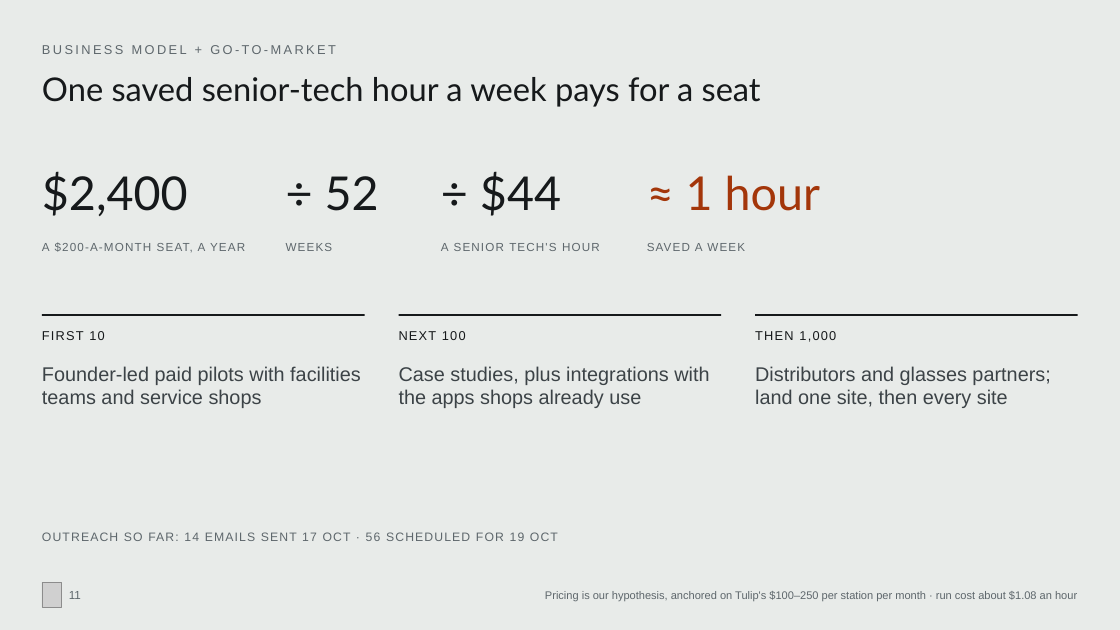
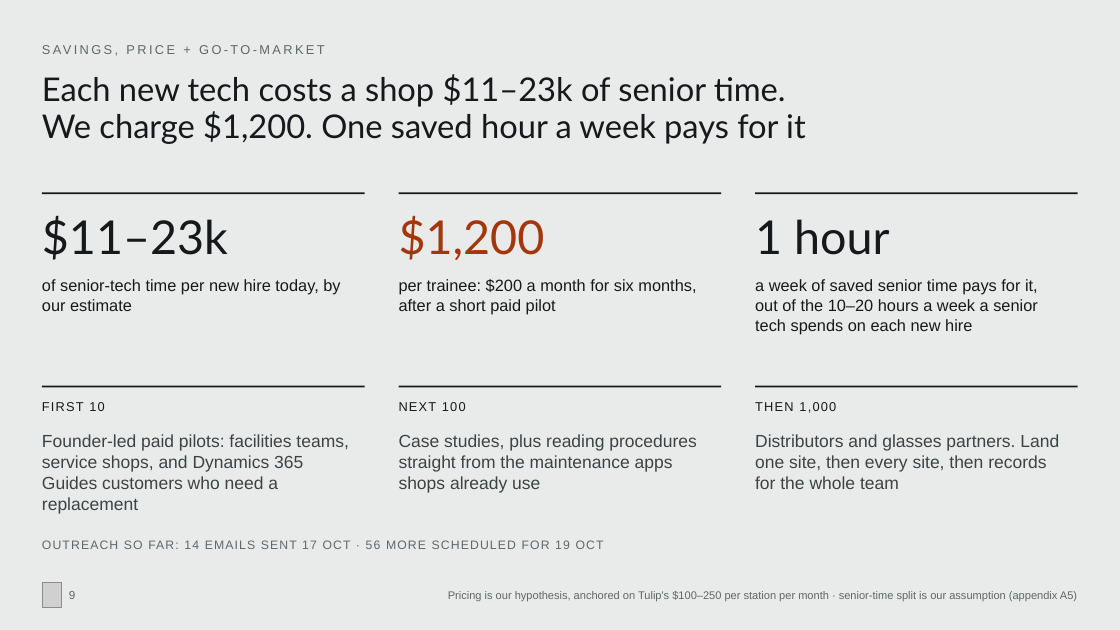
Before and after one commit to MonishSaravana/praxis, a slide deck: slide 9 of deck/Praxis_SAH_Oct2026.pptx (slide 11 before the commit). Drawn at 1120x630 pixels with LibreOffice and Linux fonts; fonts in the diff are those of the drawing; grey boxes stand for pictures. Boxes give left, top, right and bottom in pixels: in the first picture for what was removed or moved away, otherwise in the second. Text is boxed around its words. In the diff, an @@ line names an element or a change of style, - is before the commit and + after.

```diff
--- a/deck/Praxis_SAH_Oct2026.pptx
+++ b/deck/Praxis_SAH_Oct2026.pptx
@@ text at (x1=42, y1=45, x2=336, y2=54): text changed @@
-BUSINESS MODEL + GO-TO-MARKET
+SAVINGS, PRICE + GO-TO-MARKET
@@ title at (x1=42, y1=74, x2=806, y2=144): text changed @@
-One saved senior-tech hour a week pays for a seat
+Each new tech costs a shop $11–23k of senior time.
+We charge $1,200. One saved hour a week pays for it
@@ text removed at (x1=42, y1=171, x2=188, y2=216) @@
-$2,400
@@ text removed at (x1=325, y1=176, x2=379, y2=211) @@
-÷ 52
@@ text removed at (x1=480, y1=171, x2=561, y2=216) @@
-÷ $44
@@ line added from (42, 193) to (365, 193), #16191B 1.5 pt @@
@@ line added from (399, 193) to (722, 193), #16191B 1.5 pt @@
@@ line added from (755, 193) to (1078, 193), #16191B 1.5 pt @@
@@ text added at (x1=42, y1=215, x2=228, y2=260), 40 pt, text #16191B @@
+$11–23k
@@ text added at (x1=399, y1=215, x2=545, y2=260), 40 pt, text #A3360A @@
+$1,200
@@ text at (x1=755, y1=219, x2=889, y2=255): text changed; text colour #A3360A to #16191B @@
-≈ 1 hour
+1 hour
@@ text removed at (x1=42, y1=242, x2=245, y2=252) @@
-A $200-A-MONTH SEAT, A YEAR
@@ text removed at (x1=286, y1=243, x2=333, y2=251) @@
-WEEKS
@@ text removed at (x1=441, y1=243, x2=600, y2=251) @@
-A SENIOR TECH'S HOUR
@@ text removed at (x1=647, y1=243, x2=745, y2=251) @@
-SAVED A WEEK
@@ text added at (x1=42, y1=279, x2=340, y2=311), 14 pt, text #16191B @@
+of senior-tech time per new hire today, by our estimate
@@ text added at (x1=399, y1=279, x2=696, y2=315), 14 pt, text #16191B @@
+per trainee: $200 a month for six months, after a short paid pilot
@@ text added at (x1=755, y1=279, x2=1038, y2=334), 14 pt, text #16191B @@
+a week of saved senior time pays for it, out of the 10–20 hours a week a senior tech spends on each new hire
@@ 3 texts, 3 lines moved together from (x1=42, y1=315, x2=1078, y2=342) to (x1=42, y1=386, x2=1078, y2=413) @@
@@ text at (x1=42, y1=434, x2=348, y2=514): text changed; size 17 to 15 pt @@
-Founder-led paid pilots with facilities teams and service shops
+Founder-led paid pilots: facilities teams, service shops, and Dynamics 365 Guides customers who need a replacement
@@ text at (x1=399, y1=434, x2=697, y2=493): text changed; size 17 to 15 pt @@
-Case studies, plus integrations with the apps shops already use
+Case studies, plus reading procedures straight from the maintenance apps shops already use
@@ text at (x1=755, y1=434, x2=1059, y2=489): text changed; size 17 to 15 pt @@
-Distributors and glasses partners; land one site, then every site
+Distributors and glasses partners. Land one site, then every site, then records for the whole team
@@ text at (x1=42, y1=540, x2=604, y2=549): text changed @@
-OUTREACH SO FAR: 14 EMAILS SENT 17 OCT · 56 SCHEDULED FOR 19 OCT
+OUTREACH SO FAR: 14 EMAILS SENT 17 OCT · 56 MORE SCHEDULED FOR 19 OCT
@@ page number at (x1=69, y1=591, x2=75, y2=599): text changed @@
-11
+9
@@ text at (x1=448, y1=591, x2=1077, y2=601): text changed @@
-Pricing is our hypothesis, anchored on Tulip's $100–250 per station per month · run cost about $1.08 an hour
+Pricing is our hypothesis, anchored on Tulip's $100–250 per station per month · senior-time split is our assumption (appendix A5)
```
Also in this commit, not shown: 17 other slides changed, 3 slides added, 2 slides removed, 51 other files.
